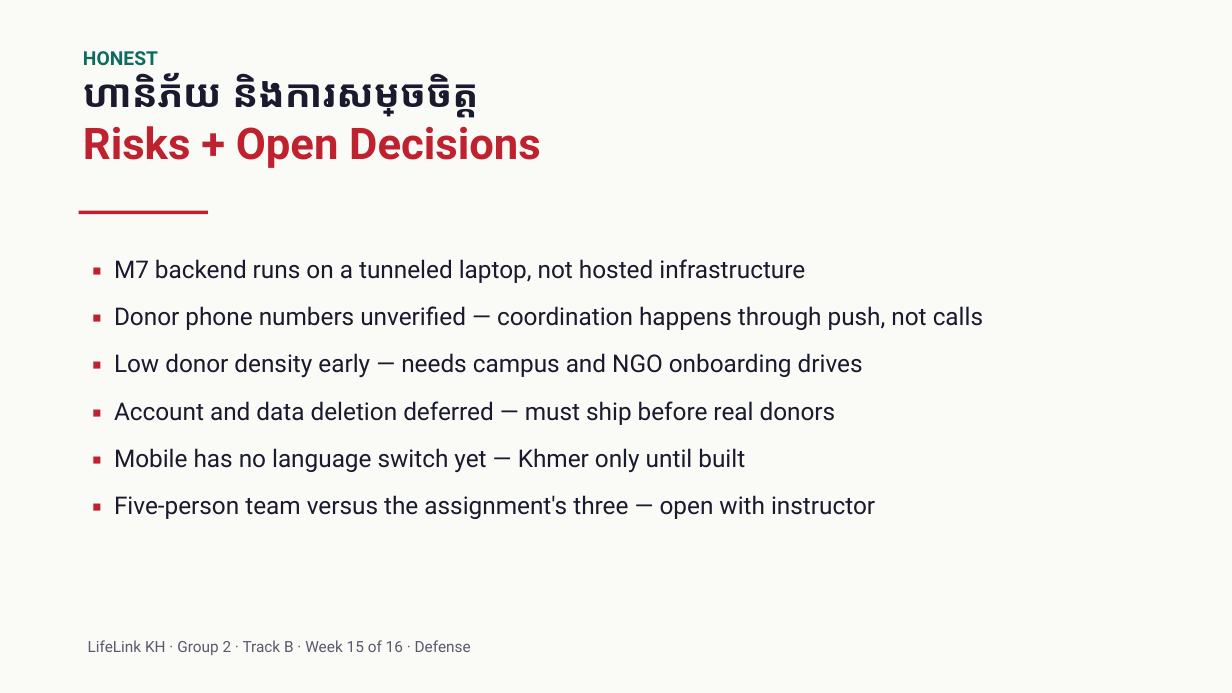
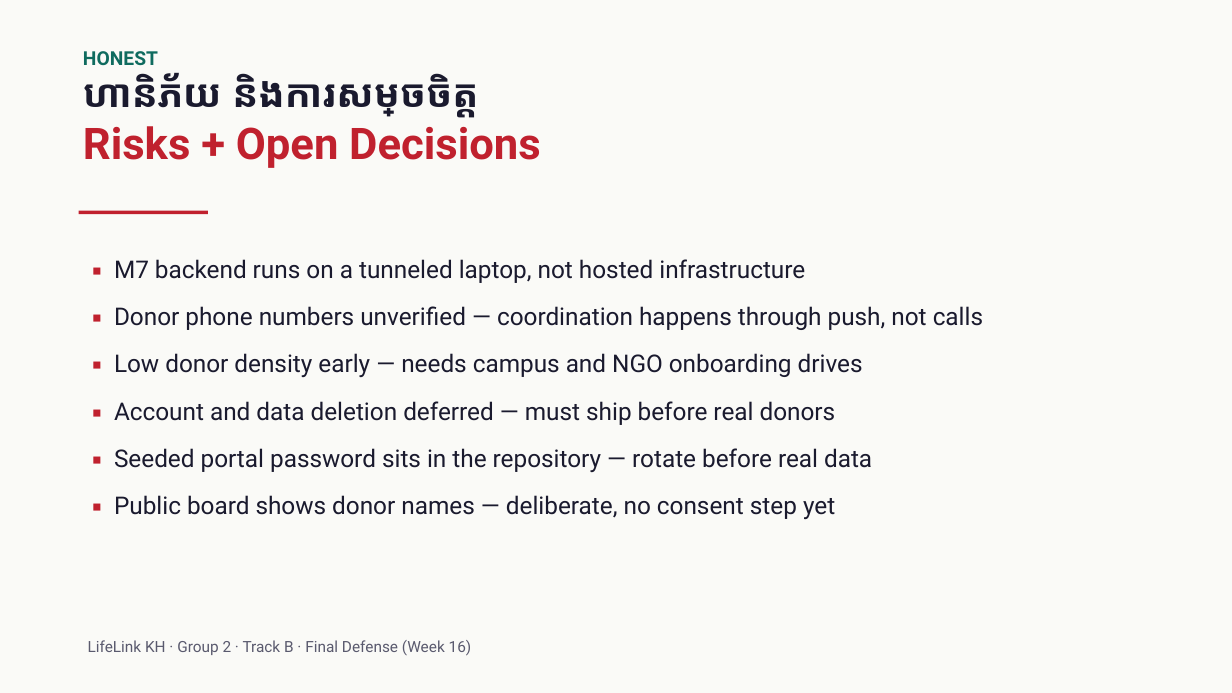
Before and after one commit to NemSothea/LifeLinkKh, a slide deck: slide 14 of docs/po/presentations/LifeLinkKH-v2.pptx (slide 12 before the commit). Drawn at 1232x693 pixels with LibreOffice and Linux fonts; fonts in the diff are those of the drawing. Boxes give left, top, right and bottom in pixels: in the first picture for what was removed or moved away, otherwise in the second. Text is boxed around its words. In the diff, an @@ line names an element or a change of style, - is before the commit and + after.

```diff
--- a/docs/po/presentations/LifeLinkKH-v2.pptx
+++ b/docs/po/presentations/LifeLinkKH-v2.pptx
@@ text at [114, 448, 872, 519]: text changed @@
-▪ Mobile has no language switch yet — Khmer only until built
-▪ Five-person team versus the assignment's three — open with instructor
+▪ Seeded portal password sits in the repository — rotate before real data
+▪ Public board shows donor names — deliberate, no consent step yet
@@ text at [88, 640, 472, 655]: text changed @@
-LifeLink KH · Group 2 · Track B · Week 15 of 16 · Defense
+LifeLink KH · Group 2 · Track B · Final Defense (Week 16)
```
Also in this commit, not shown: 11 other slides changed, 2 slides added, 2 other files.
